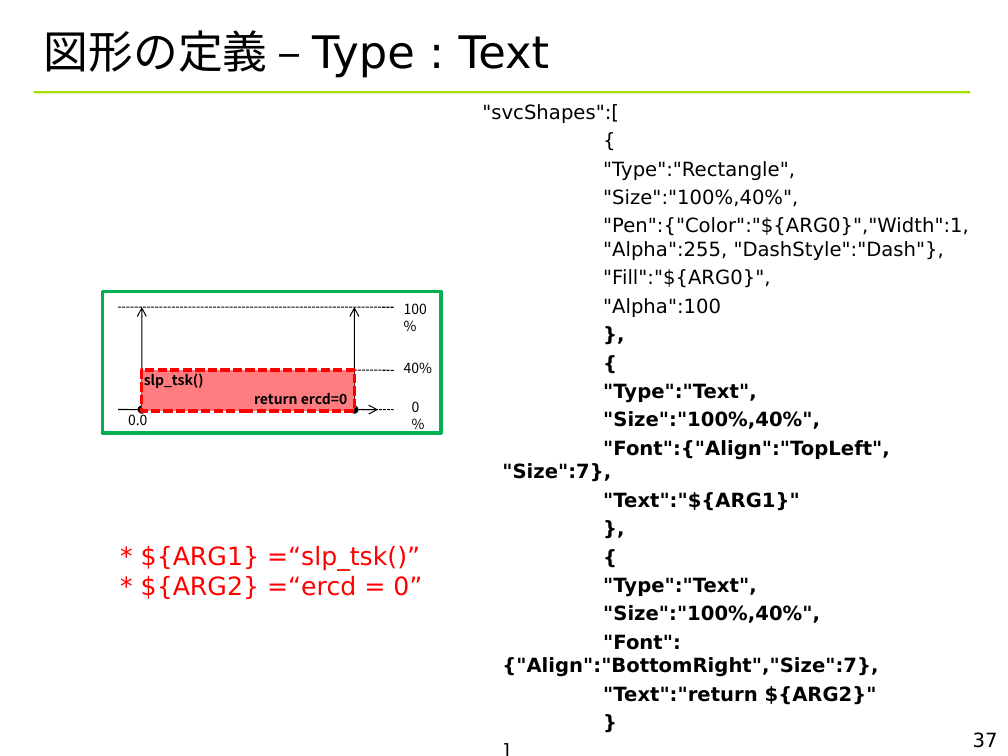
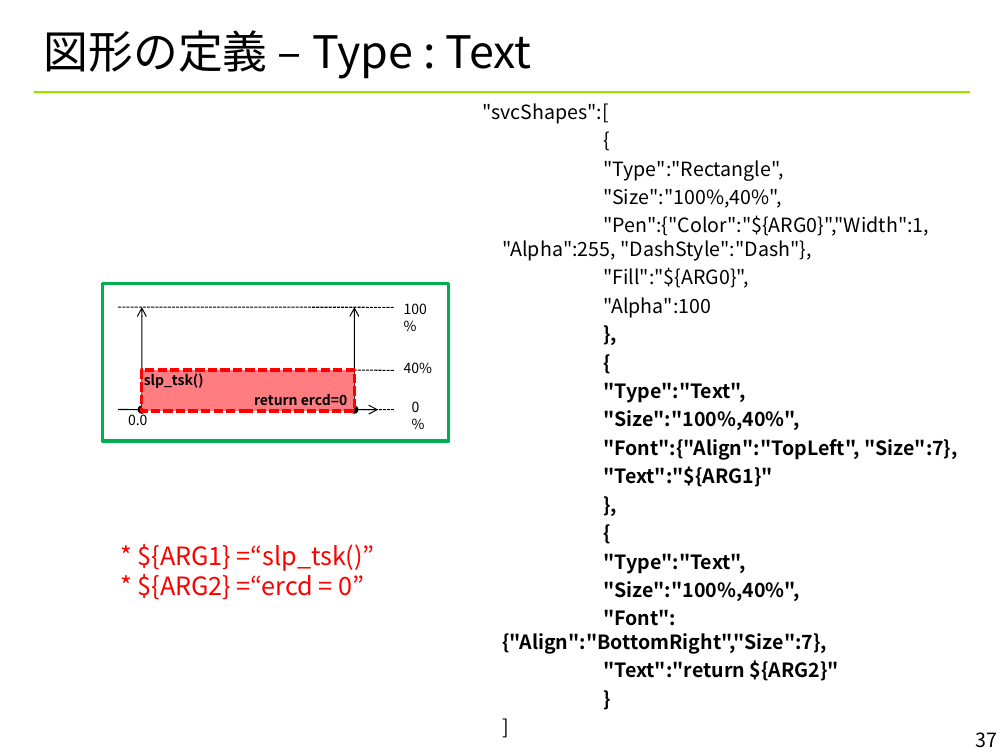
Before and after one commit to YixiaoLi/tlv4mc, a slide deck: slide 37 of doc/TLV_visualize_rules.ppt. Drawn at 1008x756 pixels with LibreOffice and Linux fonts; fonts in the diff are those of the drawing; background and template pictures are left out. Boxes give left, top, right and bottom in pixels: in the first picture for what was removed or moved away, otherwise in the second. Text is boxed around its words. In the diff, an @@ line names an element or a change of style, - is before the commit and + after.

```diff
--- a/doc/TLV_visualize_rules.ppt
+++ b/doc/TLV_visualize_rules.ppt
@@ rectangle: place and size @@
-rectangle at <box>103,291,442,433</box>
+rectangle at <box>103,283,450,440</box>
@@ font DejaVu Sans to Noto Sans CJK JP in 4 elements at <box>44,30,532,79</box>, <box>482,103,957,681</box>, <box>976,732,998,748</box>, <box>138,544,375,600</box> @@
```
Also in this commit, not shown: 28 other slides changed, 10 other files.
